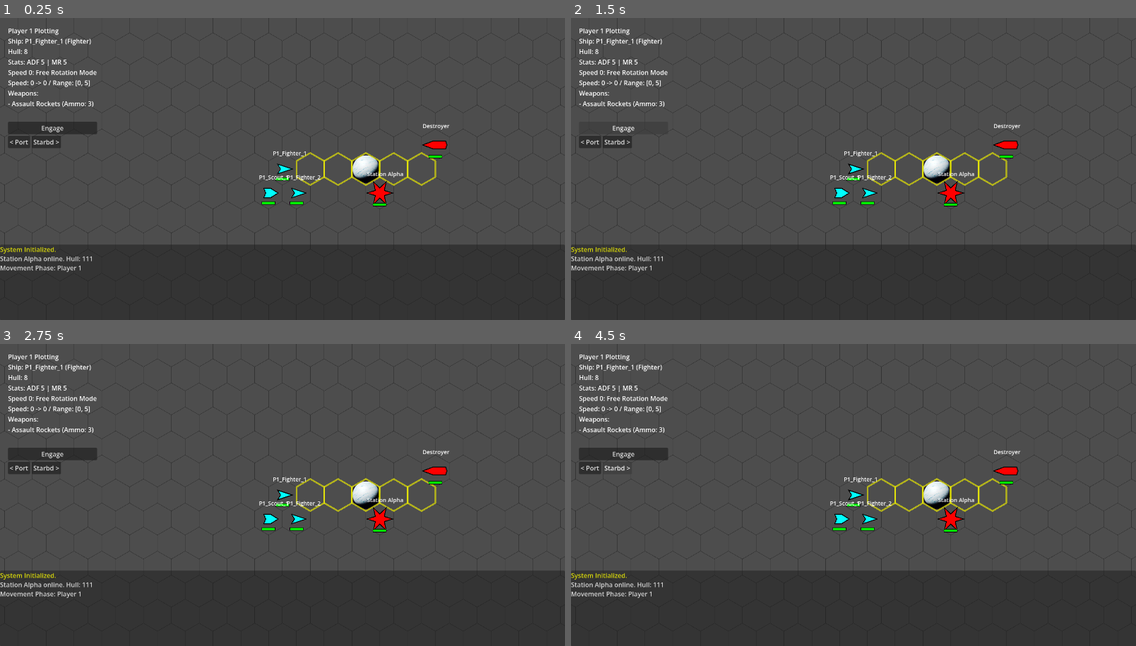
Above: before the commit, frames 1-4 (two rows, left to right).
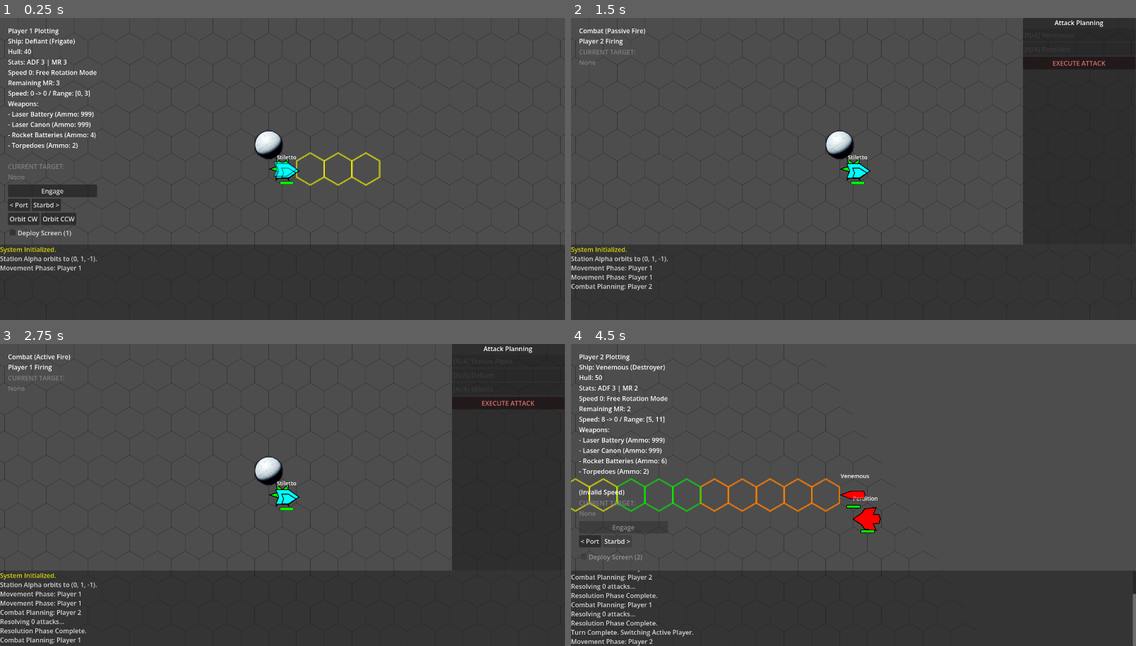
Above: after the commit, the same moments.

Repository: jjeffers/sf-kh-simulator
Game: Godot game, scene res://Scenes/Main.tscn
The game is run twice, just before and just after one commit, with the same random seed, the same clock (stepped at 60 frames per second) and the same inputs.
Inputs (mouse positions are in pixels of both pictures, inside the frame that each line leads up to):
- Up to frame 1 (0.25 s): no input
- Up to frame 2 (1.5 s): click "Engage" at 0.5 s; click "Engage" at 1.25 s
- Up to frame 3 (2.75 s): click (508, 389) at 2 s, where only the run after the commit has a clickable "EXECUTE ATTACK"
- Up to frame 4 (4.5 s): click (1079, 404) at 2.75 s, where only the run after the commit has a clickable "EXECUTE ATTACK"; click "< Port" at 3.5 s; click "Starbd >" at 4.25 s

The runs differ from the first frame. In frame 1, 5.2% of the frame differs, in the area x 1-80%, y 6-81%; in frame 2, 18%; in frame 3, 19%, in the area x 0-100%, y 0-100%; in frame 4, 6.1%.
Error before the commit: Cannot call method 'queue_free' on a null value. (res://Scripts/GameManager.gd:1492)

Commit message:
Refined Evacuation Scenario: UI updates, Station Automation, Visual Trails

Diff:
--- a/Scripts/GameManager.gd
+++ b/Scripts/GameManager.gd
@@ -33,6 +33,7 @@
 # UI Nodes
 var ui_layer: CanvasLayer
 var label_status: Label
+var label_target: Label
 var btn_commit: Button
 var btn_undo: Button
 var btn_turn_left: Button
@@ -105,6 +106,11 @@
 	label_status.text = "Initializing..."
 	vbox.add_child(label_status)
 
+	label_target = Label.new()
+	label_target.text = "Target: None"
+	label_target.modulate = Color(1, 0.5, 0.5) # Reddish
+	vbox.add_child(label_target)
+
 	var hbox = HBoxContainer.new()
 	vbox.add_child(hbox)
 
@@ -393,6 +399,7 @@
 					queue_redraw()
 					log_message("Targeting: %s" % s.name)
 					_update_ship_visuals() # Ensure target pops to top
+					_update_ui_state()
 					break
 
 func _spawn_icm_fx(target: Ship, attacker_pos: Vector2, duration: float = 0.5):
@@ -786,87 +793,92 @@
 	log_message("Station Alpha online. Hull: %d" % s.hull)
 
 func spawn_ships():
-	# Player 1 (Left side)
-	for i in range(3):
-		var s = Ship.new()
-		s.name = "P1_Fighter_%d" % (i + 1)
-
-		# Make the 3rd ship an Assault Scout for testing
-		if i == 2:
-			s.configure_assault_scout()
-			s.name = "P1_Scout_1"
-		else:
-			s.configure_fighter() # Set stats and weapons
-
-		s.player_id = 1
-		s.color = Color.CYAN
-		s.grid_position = Vector3i(-3, i, 3 - i) # Staggered positions or stack if desired. Let's stack 2 and 3?
-		# User asked to stack. Let's stack them all on one hex for test, or adjacent?
-		# "Add 2 more ships per side". Let's put them nearby.
-		if i == 0: s.grid_position = Vector3i(-3, 0, 3)
-		if i == 1: s.grid_position = Vector3i(-3, 1, 2)
-		if i == 2: s.grid_position = Vector3i(-4, 1, 3)
-
-		s.binding_pos_update() # Call helper to set initial position immediately
-
-		s.binding_pos_update() # Call helper to set initial position immediately
-
-		# Collateral Damage Logic
-		if s.is_docked:
-			# If guest destroyed, host takes damage
-			if is_instance_valid(s.docked_host):
-				var host = s.docked_host
-				var dmg = floor(s.max_hull / 2.0)
-				log_message("[color=red]COLLATERAL DAMAGE: Dock exploson hits %s for %d![/color]" % [host.name, dmg])
-				host.take_damage(dmg)
-				s.undock() # Cleanup
-
-		# If s was a station with guests?
-		# Space Station logic is generic "Ship", so we check docked_guests
-		if s.docked_guests.size() > 0:
-			var impact_dmg = floor(s.max_hull / 2.0)
-			log_message("[color=red]STATION DESTROYED! Docked ships take %d damage![/color]" % impact_dmg)
-			# Iterate backwards safely? Or duplicate
-			var guests = s.docked_guests.duplicate()
-			for g in guests:
-				g.undock() # Sever link first
-				g.take_damage(impact_dmg) # Apply damage
-
-		s.ship_destroyed.connect(func(): _on_ship_destroyed(s))
-		add_child(s)
-		ships.append(s)
-
-	# Player 2 (Right side)
-	# Heavy Cruiser
-	var hc = Ship.new()
-	hc.name = "Heavy Cruiser"
-	hc.configure_heavy_cruiser()
-	hc.player_id = 2
-	hc.color = Color.RED
-	hc.grid_position = Vector3i(4, -8, 4)
-	hc.facing = 3
-	hc.binding_pos_update()
-	hc.ship_destroyed.connect(func(): _on_ship_destroyed(hc))
-	add_child(hc)
-	ships.append(hc)
-
-	# Destroyer
-	var dd = Ship.new()
-	dd.name = "Destroyer"
-	dd.configure_destroyer()
-	dd.player_id = 2
-	dd.color = Color.RED
-	dd.grid_position = Vector3i(3, -1, -2) # Near centerish or flank?
-	# Let's place it roughly opposite P1
-	dd.facing = 3
-	dd.binding_pos_update()
-	dd.ship_destroyed.connect(func(): _on_ship_destroyed(dd))
-	add_child(dd)
-	ships.append(dd)
-
-	spawn_station(2) # Spawn Station
+	# --- SCENARIO: EVACUATION ---
+	# SIDE A (DEFENDER - Player 1)
+	# Station Alpha (Custom Stats)
+	var station = Ship.new()
+	station.name = "Station Alpha"
+	station.configure_space_station(25) # 25 HP
+	station.player_id = 1
+	station.color = Color.GREEN
+	# Custom Weapon Loadout: 1 Laser Battery, 0 Rocket Batteries, 6 ICMs
+	station.weapons.clear()
+	station.weapons.append({
+		"name": "Laser Battery",
+		"type": "Laser",
+		"range": 10,
+		"arc": "360",
+		"ammo": 999,
+		"max_ammo": 999,
+		"damage_dice": "1d10",
+		"damage_bonus": 0,
+		"fired": false
+	})
+	station.icm_max = 6
+	station.icm_current = 6
+
+	# Place Station: 1, 0, -1 (Near Center neighbor)
+	station.grid_position = Vector3i(1, 0, -1)
+	station.orbit_direction = 1 # Start Orbiting CW
+	station.binding_pos_update()
+	_add_ship_safe(station)
+
+	# Frigate "Defiant"
+	var defiant = Ship.new()
+	defiant.name = "Defiant"
+	defiant.configure_frigate()
+	defiant.player_id = 1
+	defiant.color = Color.CYAN
+	defiant.grid_position = station.grid_position # Start at station
+	defiant.binding_pos_update()
+	_add_ship_safe(defiant)
+	defiant.dock_at(station) # Start Docked
+
+	# Assault Scout "Stiletto"
+	var stiletto = Ship.new()
+	stiletto.name = "Stiletto"
+	stiletto.configure_assault_scout()
+	stiletto.player_id = 1
+	stiletto.color = Color.CYAN
+	stiletto.grid_position = station.grid_position
+	stiletto.binding_pos_update()
+	_add_ship_safe(stiletto)
+	stiletto.dock_at(station) # Start Docked
+
+	# SIDE B (ATTACKER - Player 2)
+	# Start at edge (Range ~24 for Map Radius 25)
+
+	# Destroyer "Venemous"
+	var venemous = Ship.new()
+	venemous.name = "Venemous"
+	venemous.configure_destroyer()
+	venemous.player_id = 2
+	venemous.color = Color.RED
+	venemous.grid_position = Vector3i(24, -12, -12)
+	venemous.facing = 3 # Face West (towards center roughly)
+	venemous.speed = 8 # Start Speed 8
+	venemous.binding_pos_update()
+	_add_ship_safe(venemous)
+
+	# Heavy Cruiser "Perdition"
+	var perdition = Ship.new()
+	perdition.name = "Perdition"
+	perdition.configure_heavy_cruiser()
+	perdition.player_id = 2
+	perdition.color = Color.RED
+	perdition.grid_position = Vector3i(24, -11, -13) # Adjacent
+	perdition.facing = 3
+	perdition.speed = 8
+	perdition.binding_pos_update()
+	_add_ship_safe(perdition)
 
 	_update_ship_visuals()
+
+func _add_ship_safe(s: Ship):
+	# Helper to wire up signals and collateral logic
+	s.ship_destroyed.connect(func(): _on_ship_destroyed(s))
+	add_child(s)
+	ships.append(s)
 
 func _cycle_selection():
 	if current_phase == Phase.MOVEMENT:
@@ -924,6 +936,7 @@
 		queue_redraw()
 		log_message("Targeting: %s" % combat_target.name)
 		_update_ship_visuals() # Ensure target pops to top
+		_update_ui_state()
 
 func _update_ship_visuals():
 	var grid_counts = {}
@@ -983,6 +996,42 @@
 	current_phase = Phase.MOVEMENT
 	combat_subphase = 0
 	firing_player_id = 0
+
+
+	# Check Victory (Escape Condition) -> Moved to _check_boundary or specific check?
+	# "The frigate must then exit the playing area to win."
+	# We check this when it exits boundary.
+
+	# ---------------------------------
+
+	# AUTO-MOVE STATIONS
+	var stations = ships.filter(func(s): return s.player_id == current_player_id and not s.has_moved and s.ship_class == "Space Station")
+	for s in stations:
+		if s.orbit_direction != 0:
+			var planet_hex = Vector3i.MAX
+			for p in planet_hexes:
+				if HexGrid.hex_distance(s.grid_position, p) == 1:
+					planet_hex = p
+					break
+
+			if planet_hex != Vector3i.MAX:
+				var neighbors = HexGrid.get_neighbors(planet_hex)
+				var my_idx = neighbors.find(s.grid_position)
+				if my_idx != -1:
+					var next_idx = posmod(my_idx + s.orbit_direction, 6)
+					var target_hex = neighbors[next_idx]
+
+					s.grid_position = target_hex
+					log_message("%s orbits to %s." % [s.name, target_hex])
+
+					if s.docked_guests.size() > 0:
+						for guest in s.docked_guests:
+							guest.grid_position = s.grid_position
+		else:
+			log_message("%s maintaining station keeping." % s.name)
+
+		s.has_moved = true
+		_update_ship_visuals()
 
 	# Find un-moved ships for ACTIVE player
 	var available = ships.filter(func(s): return s.player_id == current_player_id and not s.has_moved)
@@ -1094,7 +1143,7 @@
 				any_weapon_available = true
 				break
 
-		if not any_weapon_available:
+		if not any_weapon_available or (not has_targets and not is_planned):
 			status_str = "[N/A]"
 			btn.disabled = true
 			btn.modulate = Color(0.5, 0.5, 0.5, 0.5) # Greyed out
@@ -1102,8 +1151,6 @@
 			btn.modulate = Color.YELLOW
 		elif is_planned:
 			btn.modulate = Color.GREEN
-		elif not has_targets:
-			btn.modulate = Color.GRAY
 
 		btn.text = "%s %s" % [status_str, s.name]
 
@@ -1126,6 +1173,25 @@
 func end_turn_cycle():
 	log_message("Turn Complete. Switching Active Player.")
 	current_player_id = 3 - current_player_id
+
+	# --- ROUND END LOGIC (Wrap to P1) ---
+	if current_player_id == 1:
+		# Round Complete.
+		log_message("--- Round Complete ---")
+
+		# Evacuation Logic (Moved here to count full rounds)
+		var defiant = _find_ship_by_name("Defiant")
+		var station = _find_ship_by_name("Station Alpha")
+
+		if defiant and station and defiant.is_docked and defiant.docked_host == station:
+			defiant.evacuation_turns += 1
+			log_message("[color=yellow]Evacuation Progress: %d/3[/color]" % defiant.evacuation_turns)
+
+			if defiant.evacuation_turns >= 3:
+				if station.weapons.size() > 0:
+					station.weapons.clear() # Disable weapons
+					log_message("[color=orange]Evacuation Complete! Station weapons OFFLINE. Defiant must escape![/color]")
+	# ------------------------------------
 
 	# Reset ALL ships
 	for s in ships:
@@ -1255,9 +1321,9 @@
 		if is_stationary:
 			txt += "Speed 0: Free Rotation Mode\n"
 		elif state_is_orbiting:
-			txt += "Orbiting: Free Rotation Mode\n"
-		else:
-			txt += "Remaining MR: %d\n" % turns_remaining
+			txt += "Orbiting Station/Planet\n"
+
+		txt += "Remaining MR: %d\n" % turns_remaining
 
 		txt += "Speed: %d -> %d / Range: [%d, %d]\n" % [start_speed, current_path.size(), min_speed, max_speed]
 
@@ -1309,6 +1375,14 @@
 		btn_turn_left.visible = false
 		btn_turn_right.visible = false
 		label_status.text = "Game Over"
+
+	# TARGET UI UPDATE
+	if combat_target:
+		label_target.text = "CURRENT TARGET:\n%s (%s)\nHull: %d" % [combat_target.name, combat_target.ship_class, combat_target.hull]
+		label_target.modulate = Color(1, 0.3, 0.3) # Bright Red
+	else:
+		label_target.text = "CURRENT TARGET:\nNone"
+		label_target.modulate = Color(0.5, 0.5, 0.5) # Grey
 
 func _on_undo():
 	if current_path.size() > 0:
@@ -1424,6 +1498,14 @@
 	_update_ui_state()
 
 func _on_commit_move():
+	# -----------------------------
+	# GHOST TRAIL LOGIC
+	# Store the path we just took for visualization next turn
+	var trail: Array[Vector3i] = [selected_ship.grid_position]
+	trail.append_array(current_path)
+	selected_ship.previous_path = trail
+	# -----------------------------
+
 	state_is_orbiting = false
 
 	# Update Persistent Orbit State
@@ -1481,11 +1563,6 @@
 			ghost_ship = null
 			end_turn()
 			return
-
-	_update_ship_visuals() # Ensure we re-stack after movement
-
-	ghost_ship.queue_free()
-	ghost_ship = null
 
 	_update_ship_visuals() # Ensure we re-stack after movement
 
@@ -1526,11 +1603,32 @@
 func _check_boundary(ship: Ship) -> bool:
 	var dist = HexGrid.hex_distance(Vector3i.ZERO, ship.grid_position)
 	if dist > map_radius:
+		# EVACUATION VICTORY CHECK
+		if ship.name == "Defiant":
+			if ship.evacuation_turns >= 3:
+				_trigger_game_over("Defenders Win! Defiant Escaped!")
+				return true
+			else:
+				log_message("[color=red]Defiant fled before evacuation complete! Attackers Win![/color]")
+				_trigger_game_over("Attackers Win!")
+				return true
+
 		log_message("%s drifted into deep space and was lost." % ship.name)
 		_on_ship_destroyed(ship) # Handles list removal and victory check
 		ship.queue_free()
 		return true
 	return false
+
+func _find_ship_by_name(n: String) -> Ship:
+	for s in ships:
+		if s.name == n: return s
+	return null
+
+func _trigger_game_over(msg: String):
+	log_message("[color=yellow]%s[/color]" % msg)
+	label_winner.text = msg
+	panel_game_over.visible = true
+	current_phase = Phase.END
 
 
 
@@ -1544,6 +1642,19 @@
 			var hex = Vector3i(q, r, s)
 			draw_hex(hex)
 
+	# GHOST TRAIL VISUALIZATION
+	for s in ships:
+		if s.previous_path.size() > 1 and not s.is_exploding:
+			var trail_points = PackedVector2Array()
+			for h in s.previous_path:
+				trail_points.append(HexGrid.hex_to_pixel(h))
+
+			# Draw thin trail
+			draw_polyline(trail_points, Color(0.5, 0.5, 1, 0.3), 2.0)
+
+			# Draw start point marker?
+			# draw_circle(trail_points[0], 3.0, Color(0.5, 0.5, 1, 0.5))
+
 	if ghost_ship and current_path.size() > 0:
 		var points = PackedVector2Array()
 		points.append(HexGrid.hex_to_pixel(selected_ship.grid_position))
@@ -1554,14 +1665,28 @@
 	# Predictive Path Highlighting
 	if current_phase == Phase.MOVEMENT and ghost_ship:
 		var steps_taken = current_path.size()
-		var green_count = max(0, start_speed - steps_taken)
+		# Logic:
+		# Min Speed (Mandatory): indices [0, min_speed)
+		# Safe Speed (Maintain): indices [min_speed, start_speed)
+		# Max Speed (Accel): indices [start_speed, max_speed)
+
+		var min_speed = max(0, start_speed - selected_ship.adf)
 		var max_dist = start_speed + selected_ship.adf
-		var yellow_count = max(0, max_dist - steps_taken - green_count)
+
+		# Remaining counts needed for drawing
+		var mandatory_count = max(0, min_speed - steps_taken)
+		var green_count = max(0, start_speed - steps_taken - mandatory_count)
+		var yellow_count = max(0, max_dist - steps_taken - mandatory_count - green_count)
 
 		var forward_vec = HexGrid.get_direction_vec(ghost_ship.facing)
 		var current_check_hex = ghost_ship.grid_position
 
-		# Draw Green Hexes (Mandatory Momentum)
+		# Draw Orange Hexes (Mandatory Minimum)
+		for i in range(mandatory_count):
+			current_check_hex += forward_vec
+			_draw_hex_outline(current_check_hex, Color(1, 0.5, 0, 0.8), 4.0)
+
+		# Draw Green Hexes (Standard / Maintain)
 		for i in range(green_count):
 			current_check_hex += forward_vec
 			_draw_hex_outline(current_check_hex, Color(0, 1, 0, 0.6), 4.0)
@@ -1817,6 +1942,10 @@
 	var valid = []
 	for s in ships:
 		if s.player_id != shooter.player_id and not s.is_exploding:
+			# DOCKING RULE: Targeting Immunity
+			if s.is_docked and s.ship_class in ["Fighter", "Assault Scout"]:
+				continue
+
 			# Check against ALL available weapons (or just current? usually any valid weapon means ship is active)
 			# Let's check if ANY weapon can hit the target
 			var can_hit = false
@@ -2057,23 +2186,38 @@
 	icm_decision_made.emit(count)
 
 func _on_ship_destroyed(ship: Ship):
-	ships.erase(ship)
+	if ships.has(ship):
+		ships.erase(ship)
+
 	_update_ship_visuals() # Re-calc stacks
 	log_message("Ship destroyed: %s" % ship.name)
 
-	# Check for Victory
-	var p1_count = 0
-	var p2_count = 0
-	for s in ships:
-		if s.player_id == 1: p1_count += 1
-		elif s.player_id == 2: p2_count += 1
-
-	if p1_count == 0 and p2_count == 0:
-		show_game_over("Draw!")
-	elif p1_count == 0:
-		show_game_over("Winner: Player 2!")
-	elif p2_count == 0:
-		show_game_over("Winner: Player 1!")
+	# EVACUATION SCENARIO CHECK
+	if ship.name == "Defiant":
+		_trigger_game_over("Attackers Win! Defiant Destroyed!")
+		return
+
+	if ship.name == "Station Alpha":
+		log_message("[color=red]Station Alpha Critical Failure![/color]")
+		# If Defiant hasn't evacuated yet (3 turns), does it lose?
+		# Rules: "The frigate must spend 3 turns docked". If station gone, can't dock.
+		# So if evacuation_turns < 3, it's a loss.
+		var defiant = _find_ship_by_name("Defiant")
+		if defiant and defiant.evacuation_turns < 3:
+			_trigger_game_over("Attackers Win! Station destroyed before evacuation!")
+			return
+
+	# Standard Wipe Check (Optional, but scenario might continue if only escorts die)
+	# ... legacy check removed or kept as fallback?
+	# Let's keep a generic check if one side is wiped out.
+	var p1_alive = ships.filter(func(s): return s.player_id == 1).size()
+	var p2_alive = ships.filter(func(s): return s.player_id == 2).size()
+
+	if p1_alive == 0:
+		_trigger_game_over("Attackers Win! All Defenders Destroyed!")
+	elif p2_alive == 0:
+		# If attackers die, Defiant can freely evacuate.
+		_trigger_game_over("Defenders Win! Attackers Repelled!")
 
 func show_game_over(msg: String):
 	current_phase = Phase.END
--- a/Scripts/Ship.gd
+++ b/Scripts/Ship.gd
@@ -22,6 +22,10 @@
 var is_docked: bool = false
 var docked_host: Ship = null
 var docked_guests: Array[Ship] = []
+
+# Scenario Specific
+var evacuation_turns: int = 0
+var previous_path: Array[Vector3i] = []
 
 
 var grid_position: Vector3i = Vector3i.ZERO : set = _set_grid_position
